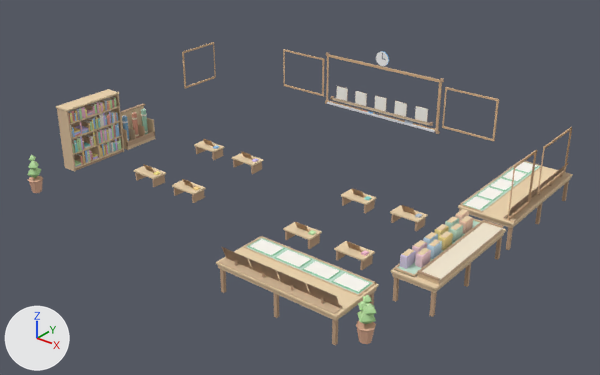
An edit to the glTF model assets/pi_interior_props.glb, drawn before and after from the same camera.
The view is the same before and after, from a camera (50 mm lens) standing at (12.63, -15.1, 9.76) and looking at (0.63, -0.1, 0.46). The axes (+X, +Y, +Z) are drawn at lower left. The lights are the same throughout. The picture after the commit comes second. Vertices at exactly the same position are counted once.

The scene before the commit, as lines of its bpy script (objects in view):
```python
me_lalu_bingkai_papan = bpy.data.meshes.new('lalu_bingkai_papan')
me_lalu_bingkai_papan.from_pydata(...)  # 216 vertices, 306 faces; spans x -6.0..6.0, y 0.65..4.5, z 0.83..2.46
me_lalu_bingkai_papan.materials.append(mat_warna_bucu)
me_meja_rendah_7 = bpy.data.meshes.new('meja_rendah_7')
me_meja_rendah_7.from_pydata(...)  # 46 vertices, 54 faces; spans x 1.5..2.3, y -1.825..-1.375, z 0.0..0.5
me_meja_rendah_7.materials.append(mat_warna_bucu)
me_pasu_1 = bpy.data.meshes.new('pasu_1')
me_pasu_1.from_pydata(...)  # 56 vertices, 86 faces; spans x 5.05..5.56, y -4.12..-3.68, z 0.0..1.06
me_pasu_1.materials.append(mat_warna_bucu)
ob_lalu_bingkai_papan = bpy.data.objects.new('lalu_bingkai_papan', me_lalu_bingkai_papan)
ob_lalu_bingkai_papan.location = (0.0, 0.0, 0.0)
ob_meja_rendah_7 = bpy.data.objects.new('meja_rendah_7', me_meja_rendah_7)
ob_meja_rendah_7.location = (0.0, 0.0, 0.0)
ob_pasu_1 = bpy.data.objects.new('pasu_1', me_pasu_1)
ob_pasu_1.location = (0.0, 0.0, 0.0)
# also in view: 'rak_sejadah' at (-5.78, 0.0, 0.52); 'meja_kad_doa' at (3.42, -3.75, 0.37); 'meja_kad_hadis' at (5.26, 2.72, 0.37); 'lalu_doa_rak' at (3.42, -4.31, 0.92); 'rak_buku' at (-5.75, -1.6, 0.92)
```
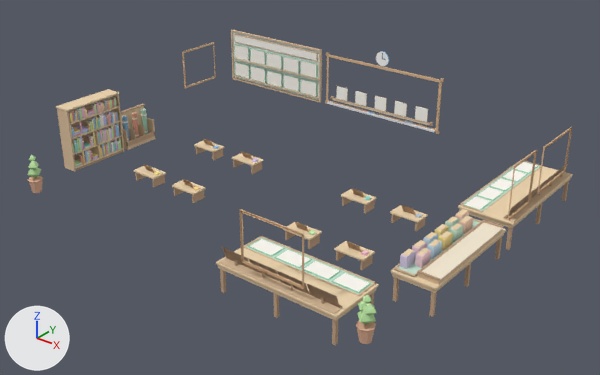
Where the change shows, as pixel boxes (x1, y1, x2, y2) in the pictures (600 x 375 px; the box of a moved part takes in the faces that stretch with it):
'lalu_bingkai_papan', reshaped (38% taller): before (182, 42, 572, 221); after (182, 42, 572, 289)
'lalu_asma_papan', added: after (231, 30, 322, 103)
'lalu_asma_5', added: after (301, 60, 317, 78)
'lalu_asma_10', added: after (301, 79, 317, 97)
'lalu_asma_4', added: after (283, 56, 299, 74)
'lalu_asma_3', added: after (267, 52, 282, 70)
'lalu_asma_9', added: after (284, 74, 299, 92)
'lalu_asma_8', added: after (267, 70, 282, 88)
'lalu_asma_2', added: after (250, 48, 265, 65)
'lalu_asma_7', added: after (251, 66, 266, 83)
'lalu_asma_1', added: after (234, 44, 249, 61)
'lalu_asma_6', added: after (235, 62, 250, 79)
part 1 of me_lalu_bingkai_papan, moved or reshaped: before (442, 87, 499, 141); after (239, 209, 304, 289)
part 2 of me_lalu_bingkai_papan, deleted: before (283, 49, 324, 96)

The change, as a diff of the scene's bpy script:
```diff
--- a/assets/pi_interior_props.glb.py
+++ b/assets/pi_interior_props.glb.py
@@ me_lalu_bingkai_papan @@
 # used by ob_lalu_bingkai_papan; location = (0.0, 0.0, 0.0)
-me_lalu_bingkai_papan.from_pydata(...)  # 216 vertices, 306 faces; spans x -6.0..6.0, y 0.65..4.5, z 0.83..2.46
+me_lalu_bingkai_papan.from_pydata(...)  # 192 vertices, 270 faces; spans x -6.0..6.0, y -4.5..4.5, z 0.83..2.46
+# me_lalu_bingkai_papan part 1: the loose piece of 24 vertices spanning x 2.1..3.7, y 4.47..4.5, z 1.05..2.25 is turned 180 degrees about the z axis through its middle, then moved by (0.53, -8.97, 0.0)
+# me_lalu_bingkai_papan part 2: the loose piece of 24 vertices spanning x -3.7..-2.1, y 4.47..4.5, z 1.05..2.25 is deleted
 me_lalu_bingkai_papan.materials.append(mat_warna_bucu)
@@ me_lalu_asma_10 @@
+me_lalu_asma_10.from_pydata(...)  # 42 vertices, 40 faces; spans x -0.31..0.31, y -0.009..0.01, z -0.23..0.23
+me_lalu_asma_10.materials.append(mat_warna_bucu)
@@ me_lalu_asma_papan @@
+me_lalu_asma_papan.from_pydata(...)  # 68 vertices, 98 faces; spans x -5.9..-2.2, y 4.38..4.5, z 0.83..2.51
+me_lalu_asma_papan.materials.append(mat_warna_bucu)
@@ ob_lalu_asma_10 @@
+ob_lalu_asma_10 = bpy.data.objects.new('lalu_asma_10', me_lalu_asma_10)
+ob_lalu_asma_10.location = (-2.65, 4.43, 1.22)
@@ ob_lalu_asma_9 @@
+ob_lalu_asma_9 = bpy.data.objects.new('lalu_asma_9', me_lalu_asma_10.copy())
+ob_lalu_asma_9.location = (-3.35, 4.43, 1.22)
@@ ob_lalu_asma_8 @@
+ob_lalu_asma_8 = bpy.data.objects.new('lalu_asma_8', me_lalu_asma_10.copy())
+ob_lalu_asma_8.location = (-4.05, 4.43, 1.22)
@@ ob_lalu_asma_7 @@
+ob_lalu_asma_7 = bpy.data.objects.new('lalu_asma_7', me_lalu_asma_10.copy())
+ob_lalu_asma_7.location = (-4.75, 4.43, 1.22)
@@ ob_lalu_asma_6 @@
+ob_lalu_asma_6 = bpy.data.objects.new('lalu_asma_6', me_lalu_asma_10.copy())
+ob_lalu_asma_6.location = (-5.45, 4.43, 1.22)
@@ ob_lalu_asma_5 @@
+ob_lalu_asma_5 = bpy.data.objects.new('lalu_asma_5', me_lalu_asma_10.copy())
+ob_lalu_asma_5.location = (-2.65, 4.43, 1.82)
@@ ob_lalu_asma_4 @@
+ob_lalu_asma_4 = bpy.data.objects.new('lalu_asma_4', me_lalu_asma_10.copy())
+ob_lalu_asma_4.location = (-3.35, 4.43, 1.82)
@@ ob_lalu_asma_3 @@
+ob_lalu_asma_3 = bpy.data.objects.new('lalu_asma_3', me_lalu_asma_10.copy())
+ob_lalu_asma_3.location = (-4.05, 4.43, 1.82)
@@ ob_lalu_asma_2 @@
+ob_lalu_asma_2 = bpy.data.objects.new('lalu_asma_2', me_lalu_asma_10.copy())
+ob_lalu_asma_2.location = (-4.75, 4.43, 1.82)
@@ ob_lalu_asma_1 @@
+ob_lalu_asma_1 = bpy.data.objects.new('lalu_asma_1', me_lalu_asma_10.copy())
+ob_lalu_asma_1.location = (-5.45, 4.43, 1.82)
@@ ob_lalu_asma_papan @@
+ob_lalu_asma_papan = bpy.data.objects.new('lalu_asma_papan', me_lalu_asma_papan)
+ob_lalu_asma_papan.location = (0.0, 0.0, 0.0)
```
